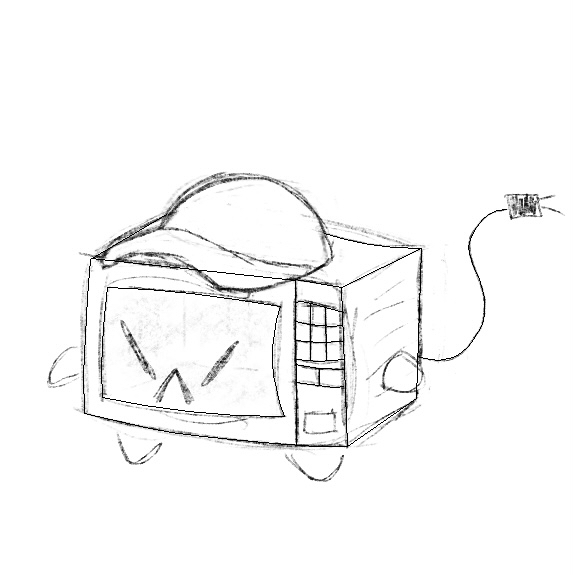
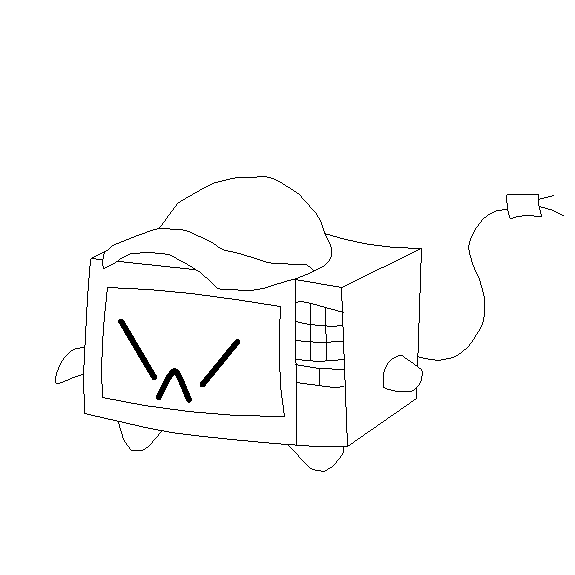
Layers edited between the first and the second 575 x 575 image:
added layer "Paint Layer 3" above "Paint Layer 2" over [64, 256, 256, 448]
added layer "Paint Layer 2" above "Paint Layer 1" over [72, 168, 384, 320]
painted on "Paint Layer 1" over [40, 192, 567, 488]
hid "Background" over [40, 168, 567, 488]
